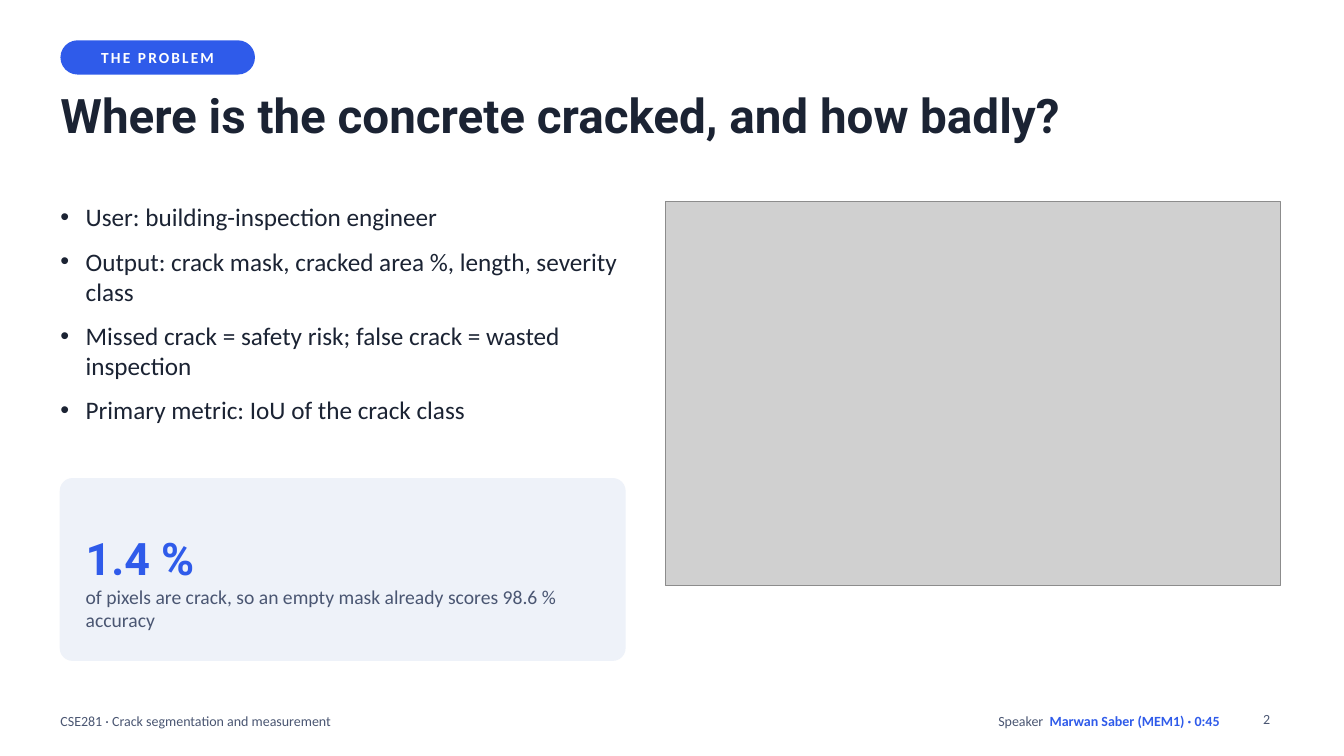
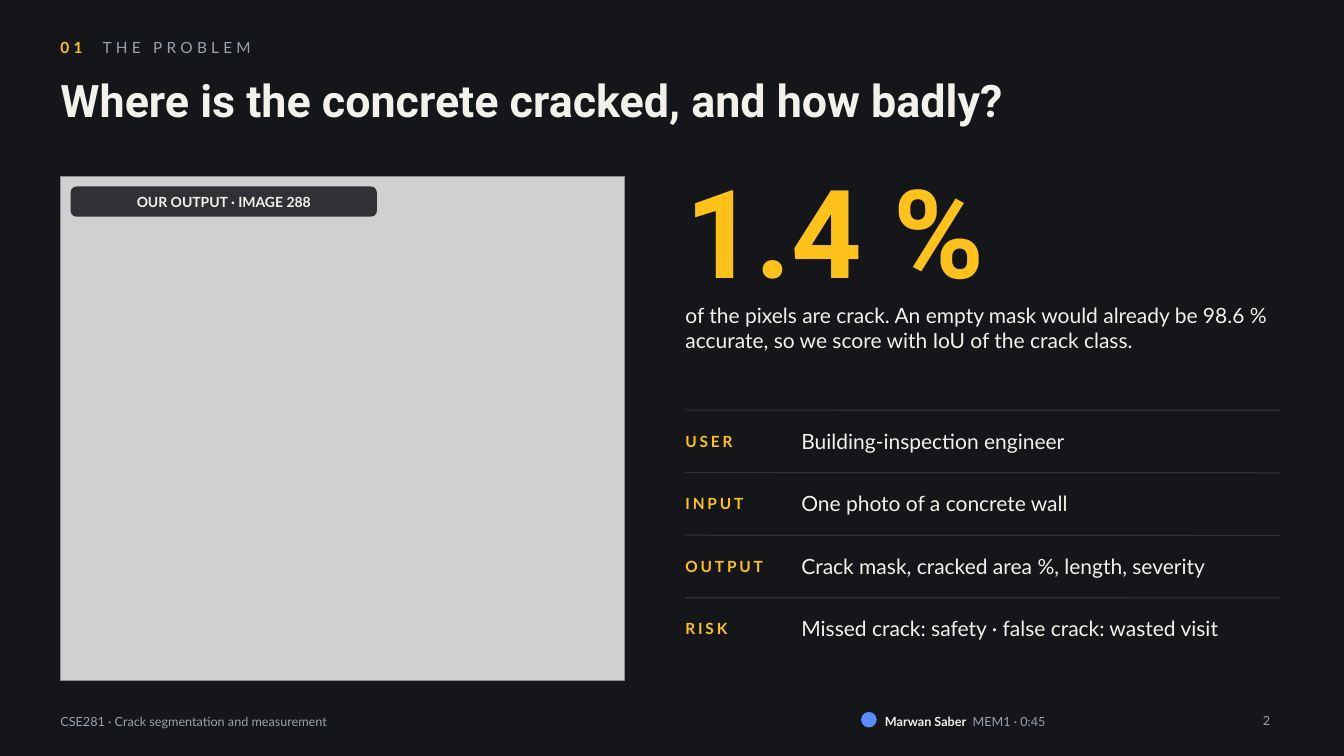
Before and after one commit to marwan19-saber/cse281-crack-segmentation, a slide deck: slide 2 of report/presentation.pptx. Drawn at 1344x756 pixels with LibreOffice and Linux fonts; fonts in the diff are those of the drawing; grey boxes stand for pictures. Boxes give left, top, right and bottom in pixels: in the first picture for what was removed or moved away, otherwise in the second. Text is boxed around its words. In the diff, an @@ line names an element or a change of style, - is before the commit and + after.

```diff
--- a/report/presentation.pptx
+++ b/report/presentation.pptx
@@ background #FFFFFF to #141619 @@
@@ text at (x1=60, y1=41, x2=251, y2=53): text changed; font Calibri to Lato; text colour #FFFFFF to #9AA3AD; bold off @@
-THE PROBLEM
+01 THE PROBLEM
@@ text "01 THE PROBLEM" moved from (x1=60, y1=40, x2=255, y2=75) to (x1=60, y1=41, x2=251, y2=53) @@
@@ text "01 THE PROBLEM" at (x1=60, y1=41, x2=251, y2=53): fill #2F5BEA to none @@
@@ title "Where is the concrete cracked, ..." moved from (x1=60, y1=97, x2=1059, y2=143) to (x1=60, y1=83, x2=1002, y2=127) @@
@@ title "Where is the concrete cracked, ..." at (x1=60, y1=83, x2=1002, y2=127): size 34 to 32 pt, text colour #1B2333 to #F2F1EC @@
@@ picture added at (x1=60, y1=176, x2=625, y2=681) @@
@@ text "1.4 %" moved from (x1=86, y1=543, x2=150, y2=575) to (x1=685, y1=190, x2=862, y2=279) @@
@@ text "1.4 %" at (x1=685, y1=190, x2=862, y2=279): size 32 to 88 pt, text colour #2F5BEA to #FFC21A; vertical alignment bottom to middle @@
@@ rounded rectangle added at (x1=71, y1=187, x2=377, y2=217), fill #141619 at 85% opacity, 10 pt, text #F2F1EC, bold @@
+OUR OUTPUT · IMAGE 288
@@ text removed at (x1=86, y1=208, x2=616, y2=423) @@
-• User: building-inspection engineer
-• Output: crack mask, cracked area %, length, severity class
-• Missed crack = safety risk; false crack = wasted inspection
-• Primary metric: IoU of the crack class
@@ picture removed at (x1=665, y1=202, x2=1280, y2=586) @@
@@ text added at (x1=685, y1=307, x2=1244, y2=351), 15 pt, text #F2F1EC @@
+of the pixels are crack. An empty mask would already be 98.6 % accurate, so we score with IoU of the crack class.
@@ line added from (686, 410) to (1280, 410), #2E3338 0.75 pt @@
@@ text added at (x1=685, y1=435, x2=732, y2=447), 11 pt, text #FFC21A, bold @@
+USER
@@ text added at (x1=801, y1=433, x2=1064, y2=453), 15 pt, text #F2F1EC @@
+Building-inspection engineer
@@ rounded rectangle removed at (x1=60, y1=479, x2=625, y2=660) @@
@@ line added from (686, 473) to (1280, 473), #2E3338 0.75 pt @@
@@ text added at (x1=685, y1=498, x2=743, y2=509), 11 pt, text #FFC21A, bold @@
+INPUT
@@ text added at (x1=801, y1=495, x2=1068, y2=515), 15 pt, text #F2F1EC @@
+One photo of a concrete wall
@@ line added from (686, 535) to (1280, 535), #2E3338 0.75 pt @@
@@ text added at (x1=685, y1=560, x2=762, y2=572), 11 pt, text #FFC21A, bold @@
+OUTPUT
@@ text added at (x1=801, y1=558, x2=1205, y2=578), 15 pt, text #F2F1EC @@
+Crack mask, cracked area %, length, severity
@@ text removed at (x1=86, y1=590, x2=538, y2=630) @@
-of pixels are crack, so an empty mask already scores 98.6 % accuracy
@@ line added from (686, 598) to (1280, 598), #2E3338 0.75 pt @@
@@ text added at (x1=685, y1=622, x2=727, y2=634), 11 pt, text #FFC21A, bold @@
+RISK
@@ text added at (x1=801, y1=620, x2=1219, y2=640), 15 pt, text #F2F1EC @@
+Missed crack: safety · false crack: wasted visit
@@ text "CSE281 · Crack segmentation and ..." at (x1=60, y1=717, x2=327, y2=729): size 10 to 9 pt, font Calibri to Lato, text colour #4A5672 to #9AA3AD @@
@@ ellipse added at (x1=862, y1=713, x2=876, y2=727), fill #5B8CFF, outline #5B8CFF 1 pt @@
@@ text at (x1=885, y1=716, x2=1045, y2=726): text changed; size 10 to 9 pt; font Calibri to Lato; text colour #2F5BEA to #F2F1EC @@
-Speaker Marwan Saber (MEM1) · 0:45
+Marwan Saber MEM1 · 0:45
@@ page number at (x1=1263, y1=716, x2=1270, y2=725): size 10 to 9 pt, font Calibri to Lato, text colour #4A5672 to #9AA3AD @@
```
Also in this commit, not shown: 10 other slides changed, 2 slides added, 2 slides removed.
